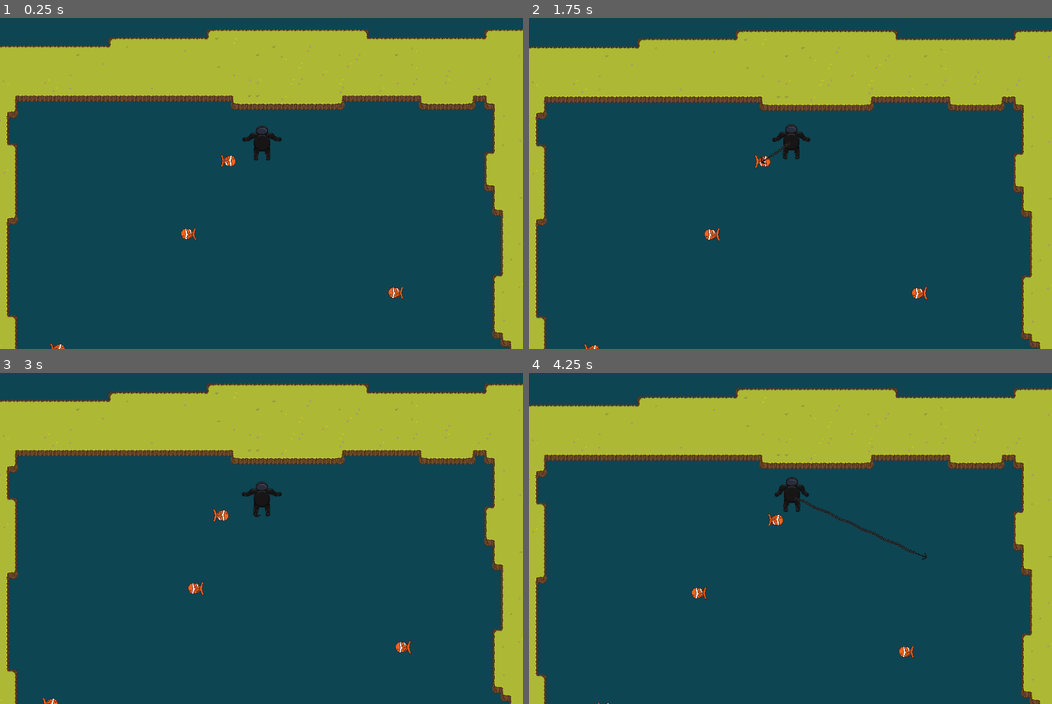
Above: before the commit, frames 1-4 (two rows, left to right).
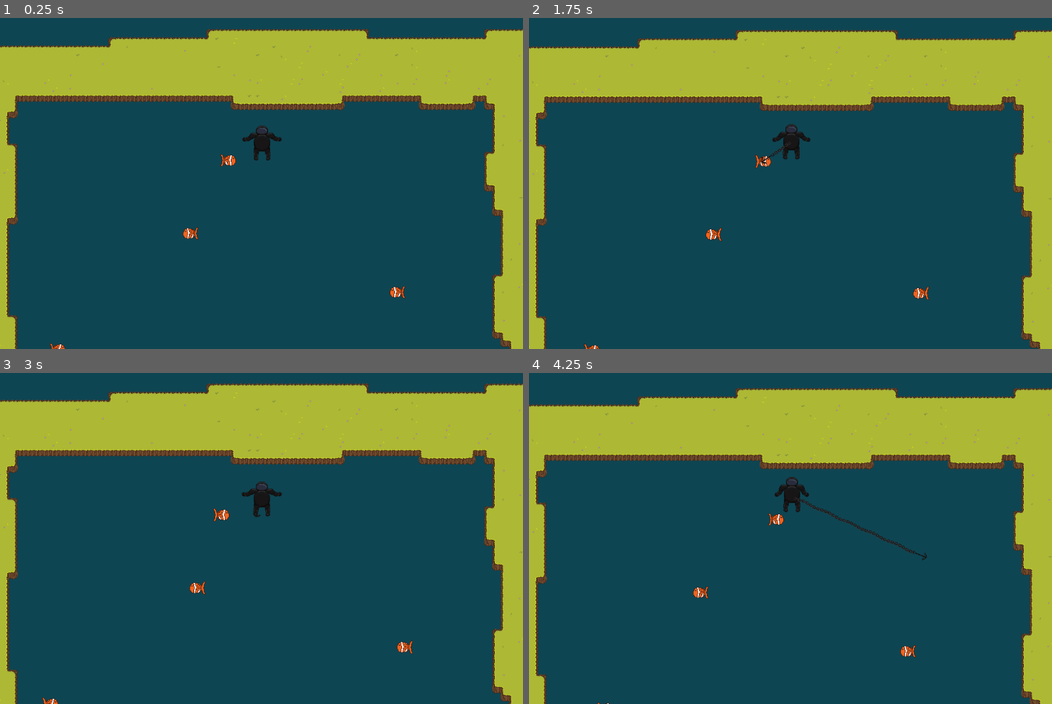
Above: after the commit, the same moments.

Repository: TeamKebab/GodotWildJam41
Game: Godot game, scene res://main.tscn
Same seed, same stepped clock (60 frames per second), same inputs: the game is played once before the commit and once after it.
Inputs (mouse positions are in pixels of both pictures, inside the frame that each line leads up to):
- Up to frame 1 (0.25 s): no input
- Up to frame 2 (1.75 s): tap Enter at 0.5 s; move the mouse to (905, 123) at 0.52 s; tap R at 0.6, 1.35 s; click (905, 123) at 0.67 s; move the mouse to (685, 163) at 1.27 s; click (685, 163) at 1.42 s
- Up to frame 3 (3 s): move the mouse to (313, 409) at 2.02 s; tap R at 2.1, 2.85 s; click (313, 409) at 2.17 s; move the mouse to (235, 581) at 2.77 s; click (235, 581) at 2.92 s
- Up to frame 4 (4.25 s): move the mouse to (947, 561) at 3.52 s; tap R at 3.6 s; click (947, 561) at 3.67 s

The runs differ from the first frame. In frame 1, 0.2% of the frame differs, in the area x 34-78%, y 41-85%; in frame 2, 0.2%, in the area x 33-77%, y 37-86%; in frame 3, 0.2%; in frame 4, 0.2%.

Commit message:
path follow flips fishy when walking the path back

Diff:
--- a/src/fishies/fishy.gd
+++ b/src/fishies/fishy.gd
@@ -1,2 +1,9 @@
 extends Area2D
 class_name Fish
+
+
+onready var sprite: Sprite = $Sprite
+
+
+func flip() -> void:
+	sprite.flip_h = not sprite.flip_h
--- a/src/fishies/fishy.tscn
+++ b/src/fishies/fishy.tscn
@@ -4,7 +4,7 @@
 [ext_resource path="res://fishies/fishy.gd" type="Script" id=2]
 
 [sub_resource type="CircleShape2D" id=1]
-radius = 31.1448
+radius = 15.5242
 
 [node name="Fishy" type="Area2D"]
 collision_layer = 2
--- a/src/fishies/path_following_fishy/path_following_fishy.gd
+++ b/src/fishies/path_following_fishy/path_following_fishy.gd
@@ -2,7 +2,38 @@
 
 
 export var speed: int = 100
+export var back: bool = false
+
+
+onready var path: Path2D = get_parent()
+onready var total_length:= path.curve.get_baked_length()
+
+
+onready var fishy: Fish = $Fishy
+
+
+func _ready() -> void:
+	if back:
+		fishy.flip()
 
 
 func _physics_process(delta: float) -> void:
-	offset += speed * delta
+	var movement = speed * delta
+
+	if back:
+		if offset < movement:
+			offset = movement - offset
+			flip()
+		else:
+			offset -= movement
+	else:
+		if total_length - offset < movement:
+			offset = 2 * total_length - offset - movement
+			flip()
+		else:
+			offset += movement
+
+
+func flip() -> void:
+	back = not back
+	fishy.flip()
--- a/src/fishies/path_following_fishy/path_following_fishy.tscn
+++ b/src/fishies/path_following_fishy/path_following_fishy.tscn
@@ -3,4 +3,5 @@
 [ext_resource path="res://fishies/path_following_fishy/path_following_fishy.gd" type="Script" id=2]
 
 [node name="PathFollowingFishy" type="PathFollow2D"]
+loop = false
 script = ExtResource( 2 )
--- /dev/null
+++ b/src/fishies/path_following_fishy/test.tscn
@@ -0,0 +1,20 @@
+[gd_scene load_steps=4 format=2]
+
+[ext_resource path="res://fishies/fishy.tscn" type="PackedScene" id=1]
+[ext_resource path="res://fishies/path_following_fishy/path_following_fishy.tscn" type="PackedScene" id=2]
+
+[sub_resource type="Curve2D" id=1]
+_data = {
+"points": PoolVector2Array( 0, 0, 0, 0, 104, 125, 0, 0, 0, 0, 899, 135 )
+}
+
+[node name="Test" type="Node2D"]
+
+[node name="Path2D" type="Path2D" parent="."]
+curve = SubResource( 1 )
+
+[node name="PathFollowingFishy" parent="Path2D" instance=ExtResource( 2 )]
+position = Vector2( 104, 125 )
+rotation = 0.0125727
+
+[node name="Fishy" parent="Path2D/PathFollowingFishy" instance=ExtResource( 1 )]
--- a/src/main.tscn
+++ b/src/main.tscn
@@ -8,22 +8,22 @@
 
 [sub_resource type="Curve2D" id=1]
 _data = {
-"points": PoolVector2Array( 0, 0, 0, 0, 0, 0, 0, 0, 0, 0, 467.016, 0.899475, 0, 0, 0, 0, 852, 0, 0, 0, 0, 0, 0, 0 )
+"points": PoolVector2Array( 0, 0, 0, 0, 0, 0, 0, 0, 0, 0, 852, 0 )
 }
 
 [sub_resource type="Curve2D" id=3]
 _data = {
-"points": PoolVector2Array( 0, 0, 0, 0, 0, 0, 0, 0, 0, 0, -0.406982, -1.62183, 0, 0, 0, 0, 316.377, -0.20752, 0, 0, 0, 0, 0, 0 )
+"points": PoolVector2Array( 0, 0, 0, 0, -0.406982, -1.62183, 0, 0, 0, 0, 316.377, -0.20752 )
 }
 
 [sub_resource type="Curve2D" id=4]
 _data = {
-"points": PoolVector2Array( 0, 0, 0, 0, 367.505, 32.7761, 0, 0, 0, 0, -48.744, 33.72, 0, 0, 0, 0, 367.505, 33.72 )
+"points": PoolVector2Array( 0, 0, 0, 0, 373, 77, 0, 0, 0, 0, 717, 75 )
 }
 
 [sub_resource type="Curve2D" id=2]
 _data = {
-"points": PoolVector2Array( 0, 0, 0, 0, 852.136, -436.572, 0, 0, 0, 0, 852.951, 0.263184, 0, 0, 0, 0, 852.136, -436.151 )
+"points": PoolVector2Array( 0, 0, 0, 0, 852.136, -436.572, 0, 0, 0, 0, 852.951, 0.263184 )
 }
 
 [node name="Level" type="Node"]
@@ -44,8 +44,7 @@
 curve = SubResource( 1 )
 
 [node name="Clownfish" parent="Fishies/HPath1" instance=ExtResource( 5 )]
-position = Vector2( 339.814, 0.654484 )
-rotation = 0.00192595
+position = Vector2( 340.049, 0 )
 offset = 339.95
 
 [node name="HPath2" type="Path2D" parent="Fishies"]
@@ -53,123 +52,127 @@
 curve = SubResource( 3 )
 
 [node name="Clownfish" parent="Fishies/HPath2" instance=ExtResource( 5 )]
-position = Vector2( 240.334, -0.157642 )
-rotation = 3.14094
+position = Vector2( 316.377, -0.20752 )
 offset = 389.618
+loop = true
 
 [node name="HPath3" type="Path2D" parent="Fishies"]
 position = Vector2( 574.249, 388.904 )
 curve = SubResource( 3 )
 
 [node name="Clownfish" parent="Fishies/HPath3" instance=ExtResource( 5 )]
-position = Vector2( 240.334, -0.157642 )
-rotation = 3.14094
+position = Vector2( 316.377, -0.20752 )
 offset = 389.618
+loop = true
 
 [node name="HPath4" type="Path2D" parent="Fishies"]
 position = Vector2( 100, 500 )
 curve = SubResource( 1 )
 
 [node name="Clownfish" parent="Fishies/HPath4" instance=ExtResource( 5 )]
-rotation = 0.001926
+loop = true
 
 [node name="HPath5" type="Path2D" parent="Fishies"]
-position = Vector2( 375.321, 633.775 )
+position = Vector2( -31, 601 )
 curve = SubResource( 4 )
 
 [node name="Clownfish" parent="Fishies/HPath5" instance=ExtResource( 5 )]
-position = Vector2( 177.381, 33.2072 )
-rotation = 3.13933
-offset = 189.997
+position = Vector2( 373, 77 )
+rotation = -0.00581167
 
 [node name="HPath6" type="Path2D" parent="Fishies"]
 position = Vector2( 94, 813 )
 curve = SubResource( 1 )
 
 [node name="Clownfish" parent="Fishies/HPath6" instance=ExtResource( 5 )]
-position = Vector2( 679.89, 0 )
-rotation = 3.14159
-offset = 1019.85
+position = Vector2( 682.123, 0 )
+offset = 680.44
+loop = true
 
 [node name="HPath7" type="Path2D" parent="Fishies"]
 position = Vector2( 85.3221, 1332.78 )
 curve = SubResource( 3 )
 
 [node name="Clownfish" parent="Fishies/HPath7" instance=ExtResource( 5 )]
-rotation = -0.000655926
+position = Vector2( 316.377, -0.20752 )
 offset = 1019.85
+loop = true
 
 [node name="HPath8" type="Path2D" parent="Fishies"]
 position = Vector2( 98.7568, 1471.82 )
 curve = SubResource( 1 )
 
 [node name="Clownfish" parent="Fishies/HPath8" instance=ExtResource( 5 )]
-position = Vector2( 679.89, 0 )
-rotation = 3.14159
+position = Vector2( 852, 0 )
 offset = 1019.85
+loop = true
 
 [node name="HPath9" type="Path2D" parent="Fishies"]
 position = Vector2( 73.9956, 1604.61 )
 curve = SubResource( 3 )
 
 [node name="Clownfish" parent="Fishies/HPath9" instance=ExtResource( 5 )]
-position = Vector2( 314.962, -0.213423 )
-rotation = 3.13938
+position = Vector2( 315.002, -0.213658 )
+rotation = 0.0044646
 offset = 315.12
+loop = true
 
 [node name="HPath10" type="Path2D" parent="Fishies"]
 position = Vector2( 75.8834, 1776.4 )
 curve = SubResource( 3 )
 
 [node name="Clownfish" parent="Fishies/HPath10" instance=ExtResource( 5 )]
-position = Vector2( 157.407, -0.917255 )
-rotation = 0.00446456
+position = Vector2( 157.268, -0.917876 )
+rotation = 0.00446455
 offset = 157.56
+loop = true
 
 [node name="HPath11" type="Path2D" parent="Fishies"]
 position = Vector2( 71.1266, 1961.98 )
 curve = SubResource( 3 )
 
 [node name="Clownfish" parent="Fishies/HPath11" instance=ExtResource( 5 )]
-position = Vector2( 157.382, -0.103231 )
-rotation = 3.14094
+position = Vector2( 316.377, -0.20752 )
 offset = 472.67
+loop = true
 
 [node name="HPath12" type="Path2D" parent="Fishies"]
 position = Vector2( 110.279, 2132.44 )
 curve = SubResource( 3 )
 
 [node name="Clownfish" parent="Fishies/HPath12" instance=ExtResource( 5 )]
-position = Vector2( 157.382, -0.103231 )
-rotation = 3.14094
+position = Vector2( 316.377, -0.20752 )
 offset = 472.67
+loop = true
 
 [node name="HPath13" type="Path2D" parent="Fishies"]
 position = Vector2( 94, 2275.72 )
 curve = SubResource( 1 )
 
 [node name="Clownfish" parent="Fishies/HPath13" instance=ExtResource( 5 )]
-position = Vector2( 679.89, 0 )
-rotation = 3.14159
-offset = 1019.85
+position = Vector2( 597.214, 0 )
+offset = 595.385
+loop = true
+back = true
 
 [node name="HPath14" type="Path2D" parent="Fishies"]
 position = Vector2( 94, 2437.46 )
 curve = SubResource( 1 )
 
 [node name="Clownfish" parent="Fishies/HPath14" instance=ExtResource( 5 )]
-position = Vector2( 679.89, 0 )
-rotation = 3.14159
-offset = 1019.85
+position = Vector2( 254.868, 0 )
+offset = 255.165
+loop = true
 
 [node name="HPath15" type="Path2D" parent="Fishies"]
 position = Vector2( 369.526, 2565.32 )
 curve = SubResource( 3 )
 
 [node name="Clownfish" parent="Fishies/HPath15" instance=ExtResource( 5 )]
-position = Vector2( 157.382, -0.103231 )
-rotation = 3.14094
-offset = 472.67
+position = Vector2( 158.017, -0.914533 )
+rotation = 0.00446454
+offset = 158.304
+loop = true
 
 [node name="VPath1" type="Path2D" parent="Fishies"]
 position = Vector2( -731.393, 1291.74 )
@@ -179,6 +182,7 @@
 position = Vector2( 852.415, -286.874 )
 rotation = 1.56891
 offset = 149.581
+loop = true
 
 [node name="VPath2" type="Path2D" parent="Fishies"]
 position = Vector2( -152.073, 1395.86 )
@@ -188,6 +192,7 @@
 position = Vector2( 852.415, -286.874 )
 rotation = 1.56891
 offset = 149.581
+loop = true
 
 [node name="VPath3" type="Path2D" parent="Fishies"]
 position = Vector2( -85.4775, 2344.85 )
@@ -197,6 +202,7 @@
 position = Vector2( 852.415, -286.874 )
 rotation = 1.56891
 offset = 149.581
+loop = true
 
 [node name="VPath4" type="Path2D" parent="Fishies"]
 position = Vector2( 52.4705, 2011.87 )
@@ -206,6 +212,7 @@
 position = Vector2( 852.415, -286.874 )
 rotation = 1.56891
 offset = 149.581
+loop = true
 
 [node name="VPath5" type="Path2D" parent="Fishies"]
 position = Vector2( 95.6424, 1004.42 )
@@ -215,6 +222,7 @@
 position = Vector2( 852.415, -286.874 )
 rotation = 1.56891
 offset = 149.581
+loop = true
 
 [node name="Player" parent="." instance=ExtResource( 1 )]
 position = Vector2( 525.214, 99.8986 )
